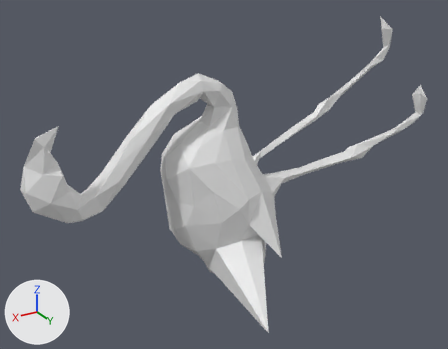
The OBJ model mesh_cnn/datasets/random_walks/T389.obj, before and after one commit.
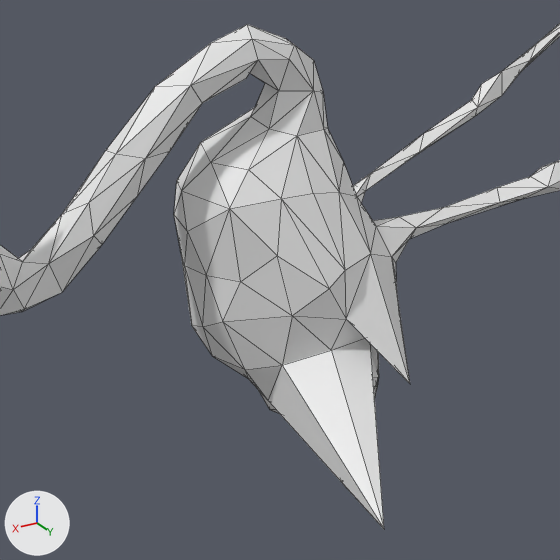
Each version appears first whole from a 50 mm lens placed at (1.03, 1.714, 0.873), pointed at (0.021, 0.033, 0.032), and next in a close-up on the part from 16% to 80% of the width and 17% to 100% of the height. Every picture has the same lights, and +X, +Y and +Z are marked at lower left. The close-ups show mesh edges as thin lines. Where no turn or scale is listed for an object, it has been applied to the vertices.

In view in the first close-up: 'T389'.
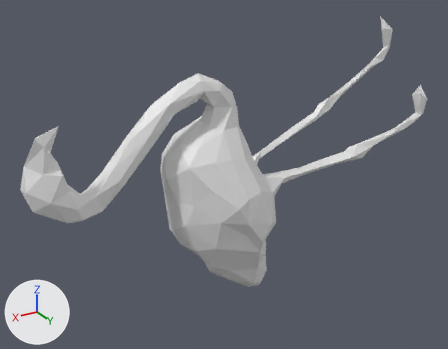
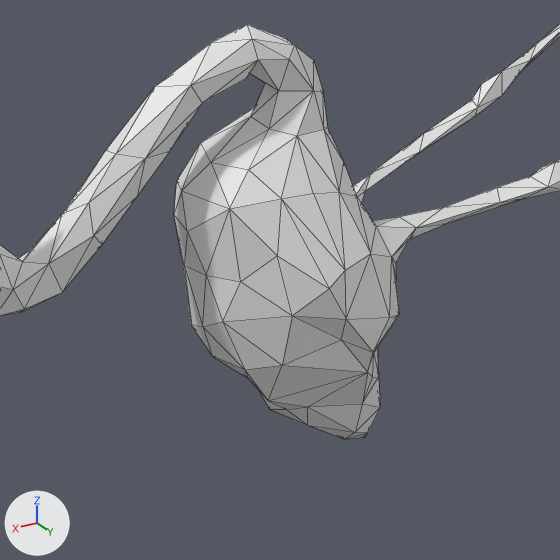
What differs and where, as boxes (x1, y1, x2, y2) in the close-ups (560 x 560 px; the box of a moved part takes in the faces that stretch with it):
'T389', reshaped
    before: (0, 23, 560, 529)
    after: (0, 23, 560, 439)
part 1 of me_t389, moved or reshaped
    before: (268, 254, 410, 529)
    after: (268, 254, 399, 433)

Patch to the scene script:
```diff
--- a/mesh_cnn/datasets/random_walks/T389.obj.py
+++ b/mesh_cnn/datasets/random_walks/T389.obj.py
@@ me_t389 @@
 me_t389.from_pydata(...)  # 252 vertices, 500 faces; spans x -0.89..0.69, y -0.2..0.46, z -0.51..0.49
 # used by ob_t389; location = (0.0, 0.0, 0.0)
-me_t389.vertices[94].co = (0.04, 0.18, -0.15)  # pixel (331, 350)
-me_t389.vertices[113].co = (0.12, 0.46, -0.32)  # pixel (384, 529)
-me_t389.vertices[124].co = (-0.04, 0.19, -0.14)
-me_t389.vertices[125].co = (-0.05, 0.28, -0.2)  # pixel (410, 384)
-me_t389.vertices[131].co = (0.06, 0.25, -0.38)  # pixel (342, 483)
-me_t389.vertices[149].co = (-0.13, -0.14, -0.1)
-me_t389.vertices[163].co = (-0.25, -0.13, -0.09)
+# me_t389 part 1
+me_t389.vertices[94].co = (0.01, 0.17, -0.14)  # pixel (341, 339)
+me_t389.vertices[113].co = (-0.04, 0.18, -0.22)  # pixel (367, 372)
+me_t389.vertices[124].co = (-0.03, 0.2, -0.17)  # pixel (373, 352)
+me_t389.vertices[125].co = (-0.07, 0.2, -0.11)  # pixel (389, 317)
+me_t389.vertices[131].co = (-0.07, 0.11, -0.33)  # pixel (362, 403)
+me_t389.vertices[149].co = (-0.08, 0.13, -0.22)  # pixel (373, 353)
+me_t389.vertices[163].co = (-0.16, 0.05, -0.4)  # pixel (380, 407)
```
